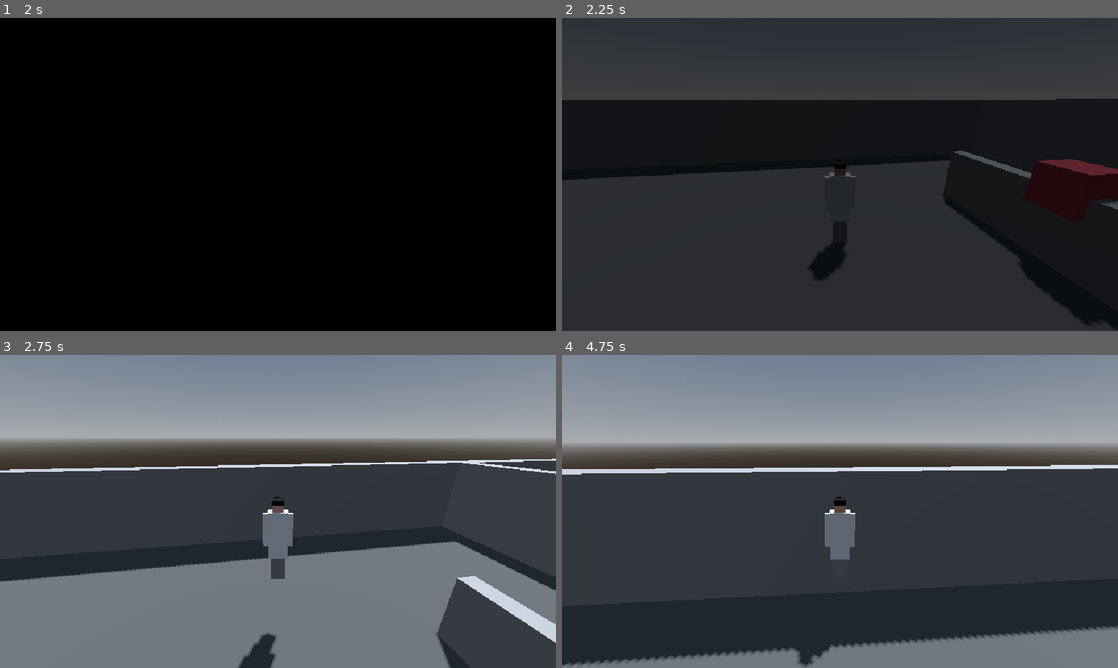
Above: before the commit, frames 1-4 (two rows, left to right).
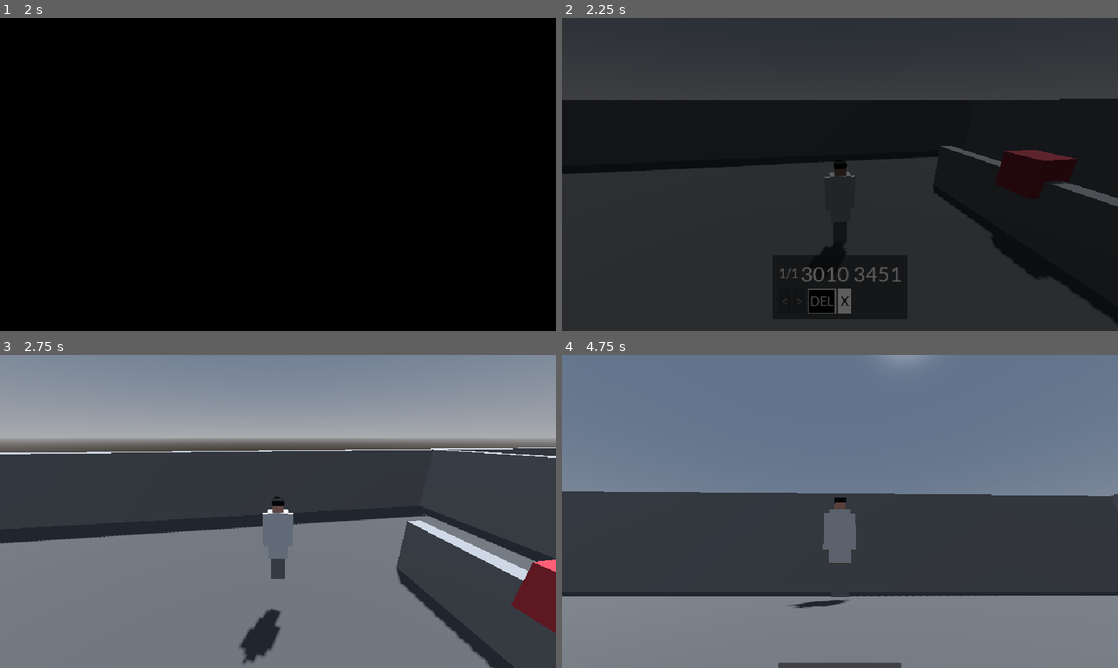
Above: after the commit, the same moments.

Repository: hawkstein/ludum-dare-60-old-tech
Game: Godot game, scene res://utils/ui/main_menu.tscn
The game is run twice, just before and just after one commit, with the same random seed, the same clock (stepped at 60 frames per second) and the same inputs.
Inputs (mouse positions are in pixels of both pictures, inside the frame that each line leads up to):
- Up to frame 1 (2 s): click "Start" at 0.5 s; click "Start" at 1.25 s
- Up to frame 2 (2.25 s): tap Enter at 2 s; move the mouse to (867, 174) at 2.02 s; hold W (Up) from 2.03 s (still down); hold Y (Pager, bound only after the commit) from 2.03 s (still down)
- Up to frame 3 (2.75 s): keep holding W (Up); keep holding Y (Pager, bound only after the commit); tap Space (Jump) at 2.27, 2.3, 2.57 s
- Up to frame 4 (4.75 s): move the mouse to (812, 511) at 2.77 s; release Y (Pager, bound only after the commit) at 2.78 s; tap Space (Jump) at 2.85, 3.02, 3.32, 4.55 s; tap Y (Pager, bound only after the commit) at 3.05 s; release W (Up) at 3.5 s; click (823, 636) at 3.5 s, where only the run after the commit has a clickable "DEL"; move the mouse to (851, 505) at 4.27 s; hold W (Up) from 4.28 s (still down); hold Y (Pager, bound only after the commit) from 4.28 s (still down)

Frame 1 is identical in both runs. In frame 2, 4.1% of the frame differs, in the area x 0-100%, y 25-100%; in frame 3, 17%; in frame 4, 55%, in the area x 0-100%, y 0-100%.

Commit message:
setup basic pager and timeline

Diff:
--- a/entities/bed.gd
+++ b/entities/bed.gd
@@ -1,11 +1,5 @@
 extends Area3D
-
 
 # Called when the node enters the scene tree for the first time.
 func _ready() -> void:
 	pass # Replace with function body.
-
-
-# Called every frame. 'delta' is the elapsed time since the previous frame.
-func _process(delta: float) -> void:
-	pass
--- a/entities/player/third_person_player.gd
+++ b/entities/player/third_person_player.gd
@@ -17,6 +17,7 @@
 @onready var spring_arm: SpringArm3D = %SpringArm3D
 
 var gameplay := DataStore.get_model(&"Gameplay") as GameplayData
+var input_enabled := true
 
 func _ready() -> void:
 	spring_arm.add_excluded_object(get_rid())
@@ -24,6 +25,7 @@
 
 
 func _unhandled_input(event: InputEvent) -> void:
+	if not input_enabled: return
 	if event is InputEventMouseButton and event.pressed and Input.mouse_mode != Input.MOUSE_MODE_CAPTURED:
 		Input.mouse_mode = Input.MOUSE_MODE_CAPTURED
 		get_viewport().set_input_as_handled()
@@ -32,16 +34,16 @@
 
 
 func _physics_process(delta: float) -> void:
-	var stick := Input.get_vector(&"LookLeft", &"LookRight", &"LookUp", &"LookDown")
+	var stick := Input.get_vector(&"LookLeft", &"LookRight", &"LookUp", &"LookDown") if input_enabled else Vector2.ZERO
 	if stick:
 		_look(stick * pad_look_speed * delta)
 
 	if not is_on_floor():
 		velocity += get_gravity() * delta
-	elif Input.is_action_just_pressed(&"Jump"):
+	elif input_enabled and Input.is_action_just_pressed(&"Jump"):
 		velocity.y = jump_velocity
 
-	var input := Input.get_vector(&"Left", &"Right", &"Up", &"Down")
+	var input := Input.get_vector(&"Left", &"Right", &"Up", &"Down") if input_enabled else Vector2.ZERO
 	var direction := Basis(Vector3.UP, camera_pivot.global_rotation.y) * Vector3(input.x, 0, input.y)
 	var weight := 1.0 - exp(-acceleration * delta)
 	velocity.x = lerpf(velocity.x, direction.x * speed, weight)
--- a/screens/main.gd
+++ b/screens/main.gd
@@ -1 +1,16 @@
 extends Node3D
+
+@onready var player: ThirdPersonPlayer = %ThirdPersonPlayer
+@onready var pager: PagerLayer = %PagerLayer
+@onready var pause_menu: PauseMenu = %PauseMenu
+@onready var timeline: BleepTimeline = %BleepTimeline
+
+func _ready() -> void:
+	pager.open_changed.connect(_on_pager_open_changed)
+	timeline.bleep_sent.connect(pager.send_bleep)
+	timeline.start()
+
+
+func _on_pager_open_changed(open: bool) -> void:
+	player.input_enabled = not open
+	pause_menu.resume_mouse_mode = Input.MOUSE_MODE_VISIBLE if open else Input.MOUSE_MODE_CAPTURED
--- a/screens/main.tscn
+++ b/screens/main.tscn
@@ -2,7 +2,11 @@
 
 [ext_resource type="Script" uid="uid://omkrdyrq3u73" path="res://screens/main.gd" id="1_la406"]
 [ext_resource type="PackedScene" uid="uid://icg5dtww7q44" path="res://entities/player/third_person_player.tscn" id="2_ee7ou"]
+[ext_resource type="Script" uid="uid://b7e81rn1pwe8d" path="res://utils/pager/bleep_timeline.gd" id="2_ramac"]
+[ext_resource type="Script" uid="uid://uty2uvhso70y" path="res://utils/pager/bleep_event.gd" id="3_nrb37"]
+[ext_resource type="Script" uid="uid://s7rv5glhh784" path="res://utils/pager/bleep.gd" id="4_owlgm"]
 [ext_resource type="PackedScene" uid="uid://cbuas17ydfjcl" path="res://utils/ui/message_layer.tscn" id="4_tci2t"]
+[ext_resource type="PackedScene" uid="uid://dplq5ksji7ncg" path="res://utils/ui/pager_layer.tscn" id="5_cbuj4"]
 [ext_resource type="PackedScene" uid="uid://mt56oyien0xm" path="res://entities/bed.tscn" id="5_la406"]
 [ext_resource type="PackedScene" uid="uid://bkpggl0lwqmju" path="res://screens/pause_menu.tscn" id="5_ycjph"]
 [ext_resource type="PackedScene" uid="uid://dggvfey44w4bn" path="res://entities/phone.tscn" id="6_ee7ou"]
@@ -18,6 +22,29 @@
 background_mode = 2
 sky = SubResource("Sky_lquwl")
 
+[sub_resource type="Resource" id="Resource_wysbo"]
+script = ExtResource("4_owlgm")
+extension = "3010"
+suffix = "3451"
+metadata/_custom_type_script = "uid://s7rv5glhh784"
+
+[sub_resource type="Resource" id="Resource_cd33c"]
+script = ExtResource("3_nrb37")
+bleep = SubResource("Resource_wysbo")
+metadata/_custom_type_script = "uid://uty2uvhso70y"
+
+[sub_resource type="Resource" id="Resource_qr0o4"]
+script = ExtResource("4_owlgm")
+extension = "4020"
+suffix = "2222"
+metadata/_custom_type_script = "uid://s7rv5glhh784"
+
+[sub_resource type="Resource" id="Resource_b8li8"]
+script = ExtResource("3_nrb37")
+time = 30.0
+bleep = SubResource("Resource_qr0o4")
+metadata/_custom_type_script = "uid://uty2uvhso70y"
+
 [sub_resource type="StandardMaterial3D" id="StandardMaterial3D_cd33c"]
 albedo_color = Color(0.32172796, 0.32172796, 0.32172796, 1)
 
@@ -30,6 +57,12 @@
 [node name="DirectionalLight3D" type="DirectionalLight3D" parent="." unique_id=186871282]
 transform = Transform3D(-0.8660254, -0.43301278, 0.25, 0, 0.49999997, 0.86602545, -0.50000006, 0.75, -0.43301266, 0, 0, 0)
 shadow_enabled = true
+
+[node name="BleepTimeline" type="Node" parent="." unique_id=2140517253]
+unique_name_in_owner = true
+script = ExtResource("2_ramac")
+events = Array[ExtResource("3_nrb37")]([SubResource("Resource_cd33c"), SubResource("Resource_b8li8")])
+metadata/_custom_type_script = "uid://b7e81rn1pwe8d"
 
 [node name="Level" type="Node3D" parent="." unique_id=239694746]
 
@@ -81,6 +114,7 @@
 size = Vector3(10, 1.5, 0.4)
 
 [node name="ThirdPersonPlayer" parent="." unique_id=653190174 instance=ExtResource("2_ee7ou")]
+unique_name_in_owner = true
 
 [node name="Bed" parent="." unique_id=1517169828 instance=ExtResource("5_la406")]
 transform = Transform3D(1, 0, 0, 0, 1, 0, 0, 0, 1, -14.425, 1, 1.9398189)
@@ -93,9 +127,11 @@
 
 [node name="MessageLayer" parent="." unique_id=1692279544 instance=ExtResource("4_tci2t")]
 
-[node name="PagerLayer" type="CanvasLayer" parent="." unique_id=984848264]
+[node name="PagerLayer" parent="." unique_id=469005054 instance=ExtResource("5_cbuj4")]
+unique_name_in_owner = true
 
 [node name="PauseMenu" parent="." unique_id=1387676273 instance=ExtResource("5_ycjph")]
+unique_name_in_owner = true
 
 [node name="Phone" parent="." unique_id=1631206121 instance=ExtResource("6_ee7ou")]
 transform = Transform3D(1, 0, 0, 0, 1, 0, 0, 0, 1, 4.1545496, 1, 0.277)
--- a/screens/pause_menu.gd
+++ b/screens/pause_menu.gd
@@ -7,6 +7,7 @@
 
 var _close_button: Button
 var _was_captured := false
+var resume_mouse_mode := Input.MOUSE_MODE_CAPTURED
 
 func _ready() -> void:
 	_build_content()
@@ -18,7 +19,7 @@
 func _process(_delta: float) -> void:
 	# Watching for browser change.
 	var captured := Input.mouse_mode == Input.MOUSE_MODE_CAPTURED
-	if _was_captured and not captured and not get_tree().paused:
+	if resume_mouse_mode == Input.MOUSE_MODE_CAPTURED and _was_captured and not captured and not get_tree().paused:
 		set_paused(true)
 	_was_captured = captured
 
@@ -47,7 +48,7 @@
 func set_paused(paused: bool) -> void:
 	get_tree().paused = paused
 	visible = paused
-	Input.mouse_mode = Input.MOUSE_MODE_VISIBLE if paused else Input.MOUSE_MODE_CAPTURED
+	Input.mouse_mode = Input.MOUSE_MODE_VISIBLE if paused else resume_mouse_mode
 	if paused and _close_button:
 		_close_button.grab_focus()
 	paused_changed.emit(paused)
--- a/utils/config/input_data.gd
+++ b/utils/config/input_data.gd
@@ -7,6 +7,7 @@
 var right_events:Array[String] = ["D", "RIGHT"]
 var jump_events:Array[String] = ["SPACE"]
 var pause_events:Array[String] = ["P"]
+var pager_events:Array[String] = ["Y"]
 
 const JOY_DEFAULTS := {
 	&"Up": [[JOY_AXIS_LEFT_Y, -1.0], JOY_BUTTON_DPAD_UP],
@@ -19,6 +20,7 @@
 	&"LookDown": [[JOY_AXIS_RIGHT_Y, 1.0]],
 	&"LookLeft": [[JOY_AXIS_RIGHT_X, -1.0]],
 	&"LookRight": [[JOY_AXIS_RIGHT_X, 1.0]],
+	&"Pager": [JOY_BUTTON_Y],
 }
 
 func _init() -> void:
@@ -29,6 +31,7 @@
 	set_meta("right_events", PropertyMeta.new("Right"))
 	set_meta("jump_events", PropertyMeta.new("Jump"))
 	set_meta("pause_events", PropertyMeta.new("Pause"))
+	set_meta("pager_events", PropertyMeta.new("Pager"))
 
 ## Rebuild the InputMap from the saved keys and gamepad defaults.
 func apply() -> void:
--- /dev/null
+++ b/utils/pager/bleep.gd
@@ -0,0 +1,9 @@
+class_name Bleep
+extends Resource
+
+@export var extension: String = ""
+@export var suffix: String = ""
+
+# Bleep message label
+func label() -> String:
+	return extension + " " + suffix
--- /dev/null
+++ b/utils/pager/bleep_event.gd
@@ -0,0 +1,5 @@
+class_name BleepEvent
+extends Resource
+
+@export var time: float
+@export var bleep: Bleep
--- /dev/null
+++ b/utils/pager/bleep_timeline.gd
@@ -0,0 +1,10 @@
+class_name BleepTimeline
+extends Node
+
+@export var events: Array[BleepEvent] = []
+
+signal bleep_sent(bleep: Bleep)
+
+func start() -> void:
+	for event in events:
+		get_tree().create_timer(event.time, false).timeout.connect(bleep_sent.emit.bind(event.bleep))
--- /dev/null
+++ b/utils/ui/pager_layer.gd
@@ -0,0 +1,137 @@
+class_name PagerLayer
+extends CanvasLayer
+
+signal open_changed(open: bool)
+signal bleep_received(bleep: Bleep)
+
+@export var slide_time := 0.2
+@export var empty_text := "NO BLEEPS"
+
+@onready var panel: Control = %Panel
+@onready var counter_label: Label = %CounterLabel
+@onready var bleep_label: Label = %BleepLabel
+@onready var prev_button: Button = %PrevButton
+@onready var next_button: Button = %NextButton
+@onready var delete_button: Button = %DeleteButton
+@onready var close_button: Button = %CloseButton
+@onready var sfx_player: AudioStreamPlayer = %SfxPlayer
+
+var _bleeps: Array[Bleep] = []
+var _index := 0
+var _open := false
+var _tween: Tween
+var _hidden := 0.0
+
+func _ready() -> void:
+	prev_button.pressed.connect(_step.bind(-1))
+	next_button.pressed.connect(_step.bind(1))
+	delete_button.pressed.connect(delete_current)
+	close_button.pressed.connect(close)
+	# Move offscreen to start
+	panel.offset_transform_enabled = true
+	_set_slide(1.0)
+	hide()
+	_refresh()
+
+
+func _input(event: InputEvent) -> void:
+	if event.is_action_pressed(&"Pager"):
+		toggle()
+	elif event.is_action_pressed(&"ui_cancel") and _open:
+		close()
+	else:
+		return
+	get_viewport().set_input_as_handled()
+
+
+## Add a bleep onto the queue.
+func send_bleep(bleep: Bleep) -> void:
+	_bleeps.append(bleep)
+	if sfx_player.stream:
+		sfx_player.play()
+	bleep_received.emit(bleep)
+	_refresh()
+
+
+## Remove the current bleep.
+func delete_current() -> void:
+	if _bleeps.is_empty():
+		return
+	_bleeps.remove_at(_index)
+	_index = clampi(_index, 0, maxi(_bleeps.size() - 1, 0))
+	_refresh()
+
+## is the pager UI open?
+func is_open() -> bool:
+	return _open
+
+## Toggle UI display
+func toggle() -> void:
+	if _open:
+		close()
+	else:
+		open()
+
+
+## Slide the pager up, showing the newest bleep.
+func open() -> void:
+	if _open:
+		return
+	_open = true
+	_index = maxi(_bleeps.size() - 1, 0)
+	_refresh()
+	show()
+	# Emit before freeing the mouse so the pause menu knows the release is expected.
+	open_changed.emit(true)
+	Input.mouse_mode = Input.MOUSE_MODE_VISIBLE
+	close_button.grab_focus()
+	_slide(0.0)
+
+
+## Slide the pager down.
+func close() -> void:
+	if not _open:
+		return
+	_open = false
+	get_viewport().gui_release_focus()
+	open_changed.emit(false)
+	Input.mouse_mode = Input.MOUSE_MODE_CAPTURED
+	_slide(1.0).tween_callback(hide)
+
+
+func _step(direction: int) -> void:
+	_index = clampi(_index + direction, 0, maxi(_bleeps.size() - 1, 0))
+	_refresh()
+
+
+func _refresh() -> void:
+	var empty := _bleeps.is_empty()
+	bleep_label.text = empty_text if empty else _bleeps[_index].label()
+	counter_label.text = "" if empty else "%d/%d" % [_index + 1, _bleeps.size()]
+	prev_button.disabled = empty or _index == 0
+	next_button.disabled = empty or _index == _bleeps.size() - 1
+	delete_button.disabled = empty
+
+	# Avoid leaving gamepad focus stranded on a disabled button.
+	var focused := get_viewport().gui_get_focus_owner() as Button
+	if _open and focused and focused.disabled:
+		close_button.grab_focus()
+
+
+func _slide(hidden: float) -> Tween:
+	if _tween:
+		_tween.kill()
+	_tween = create_tween()
+	_tween.tween_method(_set_slide, _hidden, hidden, slide_time) \
+		.set_trans(Tween.TRANS_CUBIC).set_ease(Tween.EASE_OUT)
+	return _tween
+
+func _set_slide(hidden: float) -> void:
+	_hidden = hidden
+	panel.offset_transform_position_ratio.y = hidden
+	panel.offset_transform_position.y = hidden * _bottom_margin()
+
+
+func _bottom_margin() -> float:
+	var margin := panel.get_parent() as MarginContainer
+	return margin.get_theme_constant(&"margin_bottom") if margin else 0
--- /dev/null
+++ b/utils/ui/pager_layer.tscn
@@ -0,0 +1,75 @@
+[gd_scene format=3 uid="uid://dplq5ksji7ncg"]
+
+[ext_resource type="Script" uid="uid://bad0t32y3mypw" path="res://utils/ui/pager_layer.gd" id="1_3j3ux"]
+[ext_resource type="AudioStream" uid="uid://6vmt1f63hpvs" path="res://utils/ui/push-to-talk.mp3" id="2_ewait"]
+
+[node name="PagerLayer" type="CanvasLayer" unique_id=469005054]
+layer = 7
+script = ExtResource("1_3j3ux")
+
+[node name="SfxPlayer" type="AudioStreamPlayer" parent="." unique_id=757089520]
+unique_name_in_owner = true
+stream = ExtResource("2_ewait")
+bus = &"SFX"
+
+[node name="MarginContainer" type="MarginContainer" parent="." unique_id=395234922]
+anchors_preset = 15
+anchor_right = 1.0
+anchor_bottom = 1.0
+grow_horizontal = 2
+grow_vertical = 2
+mouse_filter = 2
+theme_override_constants/margin_bottom = 20
+
+[node name="Panel" type="PanelContainer" parent="MarginContainer" unique_id=511269702]
+unique_name_in_owner = true
+layout_mode = 2
+size_flags_horizontal = 4
+size_flags_vertical = 8
+
+[node name="MarginContainer" type="MarginContainer" parent="MarginContainer/Panel" unique_id=1918159176]
+layout_mode = 2
+theme_override_constants/margin_left = 10
+theme_override_constants/margin_top = 10
+theme_override_constants/margin_right = 10
+theme_override_constants/margin_bottom = 10
+
+[node name="VBoxContainer" type="VBoxContainer" parent="MarginContainer/Panel/MarginContainer" unique_id=4063403]
+layout_mode = 2
+
+[node name="LabelsContainer" type="HBoxContainer" parent="MarginContainer/Panel/MarginContainer/VBoxContainer" unique_id=1672065507]
+layout_mode = 2
+
+[node name="CounterLabel" type="Label" parent="MarginContainer/Panel/MarginContainer/VBoxContainer/LabelsContainer" unique_id=884234903]
+unique_name_in_owner = true
+layout_mode = 2
+horizontal_alignment = 2
+
+[node name="BleepLabel" type="Label" parent="MarginContainer/Panel/MarginContainer/VBoxContainer/LabelsContainer" unique_id=1272761698]
+unique_name_in_owner = true
+layout_mode = 2
+theme_override_font_sizes/font_size = 36
+horizontal_alignment = 1
+
+[node name="ButtonsContainer" type="HBoxContainer" parent="MarginContainer/Panel/MarginContainer/VBoxContainer" unique_id=1330237371]
+layout_mode = 2
+
+[node name="PrevButton" type="Button" parent="MarginContainer/Panel/MarginContainer/VBoxContainer/ButtonsContainer" unique_id=561327287]
+unique_name_in_owner = true
+layout_mode = 2
+text = "<"
+
+[node name="NextButton" type="Button" parent="MarginContainer/Panel/MarginContainer/VBoxContainer/ButtonsContainer" unique_id=723494462]
+unique_name_in_owner = true
+layout_mode = 2
+text = ">"
+
+[node name="DeleteButton" type="Button" parent="MarginContainer/Panel/MarginContainer/VBoxContainer/ButtonsContainer" unique_id=1729114302]
+unique_name_in_owner = true
+layout_mode = 2
+text = "DEL"
+
+[node name="CloseButton" type="Button" parent="MarginContainer/Panel/MarginContainer/VBoxContainer/ButtonsContainer" unique_id=1140450343]
+unique_name_in_owner = true
+layout_mode = 2
+text = "X"
Not shown, added: utils/pager/bleep.gd.uid
Not shown, added: utils/pager/bleep_event.gd.uid
Not shown, added: utils/pager/bleep_timeline.gd.uid
Not shown, added: utils/ui/pager_layer.gd.uid
